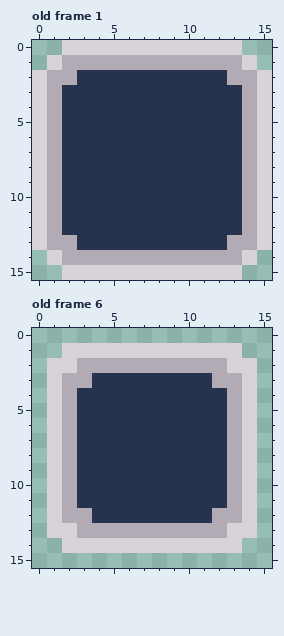
Pixel-art file: button1.aseprite. This is how it looked before the edit.
16x16 pixels, 6 frames. Shown: old frame 1, old frame 6. The commit also changed other frames, which this record leaves out.
The result:
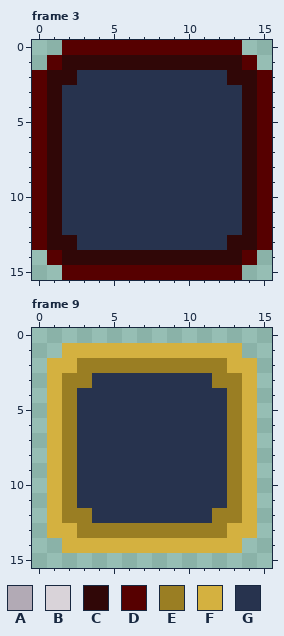
Palette (. is transparent): A #b2aab5  B #d9d3d9  C #300707  D #560000  E #9a7e23  F #d4b140  G #27334e
A new or re-ordered frame is compared with the old frame closest to it.
The exact change:
frames 6 -> 10
Changed rows in their new state; - is an unchanged pixel.
Frame 3 is new; against old frame 1:
first column x 0:
 0 --DDDDDDDDDDDD--
 1 -DCCCCCCCCCCCCD-
 2 DCC----------CCD
 3 DC------------CD
 4 DC------------CD
 5 DC------------CD
 6 DC------------CD
 7 DC------------CD
 8 DC------------CD
 9 DC------------CD
10 DC------------CD
11 DC------------CD
12 DC------------CD
13 DCC----------CCD
14 -DCCCCCCCCCCCCD-
15 --DDDDDDDDDDDD--
Frame 9 is new; against old frame 6:
first column x 1:
 1 -FFFFFFFFFFFF-
 2 FFEEEEEEEEEEFF
 3 FEE--------EEF
 4 FE----------EF
 5 FE----------EF
 6 FE----------EF
 7 FE----------EF
 8 FE----------EF
 9 FE----------EF
10 FE----------EF
11 FE----------EF
12 FEE--------EEF
13 FFEEEEEEEEEEFF
14 -FFFFFFFFFFFF-
